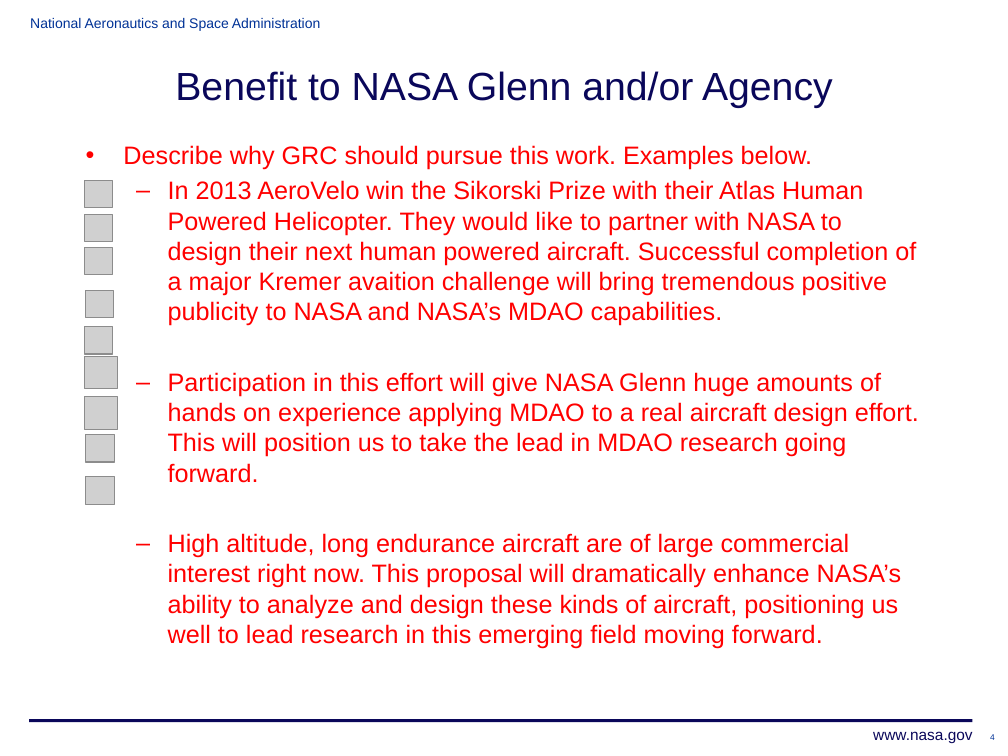
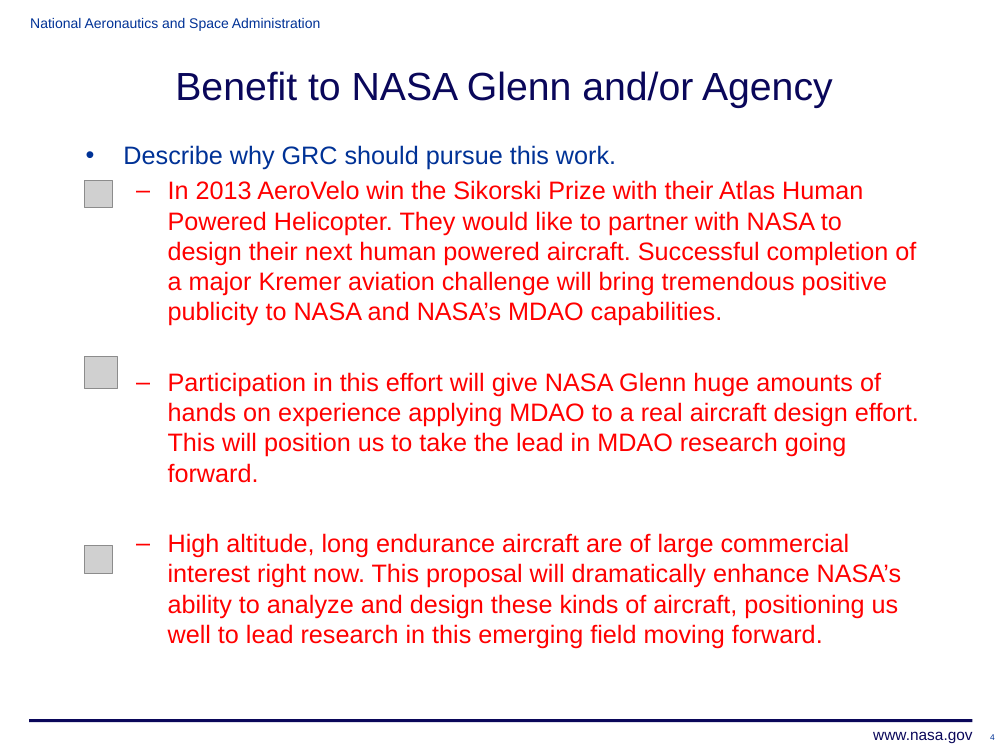
Before and after one commit to JustinSGray/Seedling2015, a slide deck: slide 4 of HPA_RRB_Presentation.pptx. Drawn at 1008x756 pixels with LibreOffice and Linux fonts; fonts in the diff are those of the drawing; grey boxes stand for pictures; background and template pictures are left out. Boxes give left, top, right and bottom in pixels: in the first picture for what was removed or moved away, otherwise in the second. Text is boxed around its words. In the diff, an @@ line names an element or a change of style, - is before the commit and + after.

```diff
--- a/HPA_RRB_Presentation.pptx
+++ b/HPA_RRB_Presentation.pptx
@@ text at <box>123,145,916,326</box>: text changed @@
-• Describe why GRC should pursue this work. Examples below.
-  – In 2013 AeroVelo win the Sikorski Prize with their Atlas Human Powered Helicopter. They would like to partner with NASA to design their next human powered aircraft. Successful completion of a major Kremer avaition challenge will bring tremendous positive publicity to NASA and NASA’s MDAO capabilities.
+• Describe why GRC should pursue this work.
+  – In 2013 AeroVelo win the Sikorski Prize with their Atlas Human Powered Helicopter. They would like to partner with NASA to design their next human powered aircraft. Successful completion of a major Kremer aviation challenge will bring tremendous positive publicity to NASA and NASA’s MDAO capabilities.
@@ picture removed at <box>85,215,113,242</box> @@
@@ picture removed at <box>85,247,113,274</box> @@
@@ picture removed at <box>86,291,114,319</box> @@
@@ picture removed at <box>85,327,113,354</box> @@
@@ picture removed at <box>85,396,117,428</box> @@
@@ picture removed at <box>86,434,114,462</box> @@
@@ picture: place and size @@
-picture at <box>86,477,114,504</box>
+picture at <box>85,546,113,574</box>
```
Also in this commit, not shown: 7 other slides changed, 1 other file.
